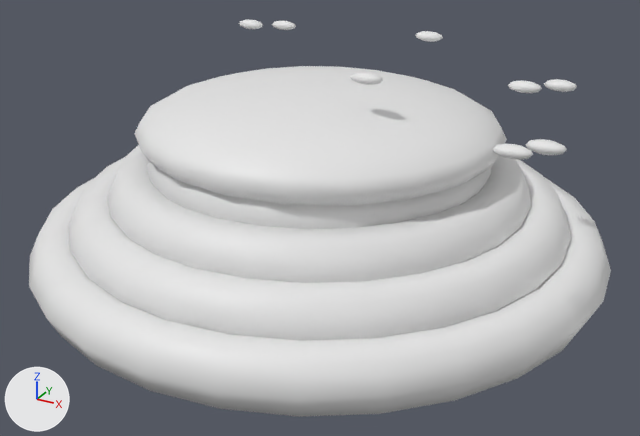
What one commit did to the glTF model models/catch_breads/bread_sweet_potato_montblanc.glb.
The view is the same before and after, from a camera (50 mm lens) standing at (0.466, -0.845, 0.401) and looking at (0.014, -0.023, -0.01). Every picture has the same lights, and +X, +Y and +Z are marked at lower left. The older version comes first. Where no turn or scale is listed for an object, it has been applied to the vertices.

Names of what the first picture shows: 'パイ生地の渦巻き.008', 'パイ生地の渦巻き.009', 'パイ生地の渦巻き.010', 'パイ生地の渦巻き.011', 'フィリング.002' and 8 more.
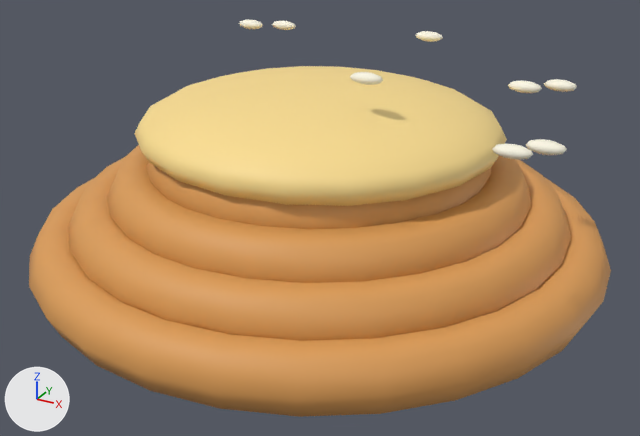
Location of each change, (x1, y1, x2, y2) in pixels of the pictures (640 x 436 px):
'パイ生地の渦巻き.008', recoloured (white to orange)
    both: (29, 177, 611, 417)
'フィリング.002', recoloured (white to yellow)
    both: (134, 66, 507, 206)
'パイ生地の渦巻き.009', recoloured (white to orange)
    both: (68, 156, 571, 341)
'パイ生地の渦巻き.010', recoloured (white to orange)
    both: (107, 145, 531, 283)
'パイ生地の渦巻き.011', recoloured (white to orange)
    both: (146, 161, 491, 229)

The change in detail:
Material '焼きたての山吹色' (mat_焼きたての山吹色) changes colour from white #e7e7e7 to orange #dd9e57; in linear values from (0.8, 0.8, 0.8) to (0.72, 0.34, 0.095).
Material 'さつまいもの中身' (mat_さつまいもの中身) changes colour from white #e7e7e7 to yellow #fcde90; in linear values from (0.8, 0.8, 0.8) to (0.97, 0.73, 0.28).
